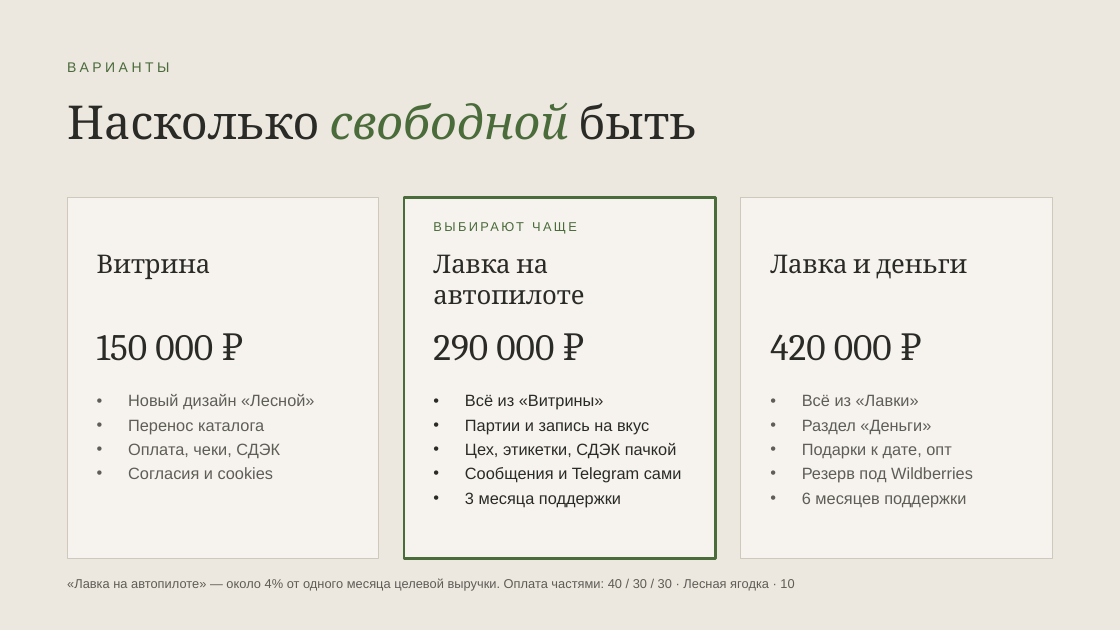
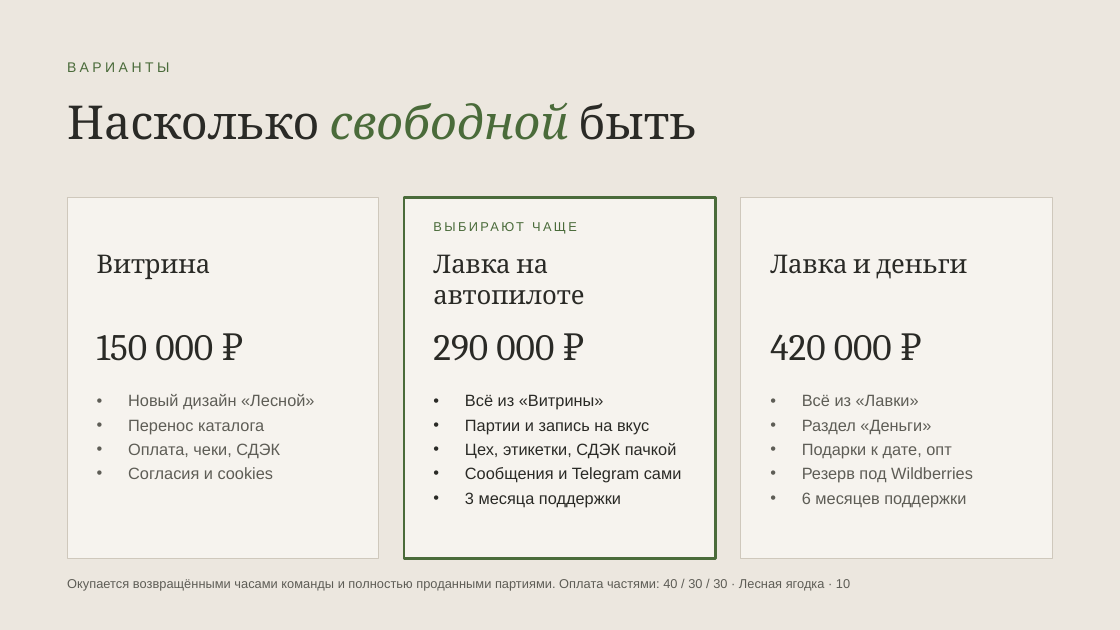
Before and after one commit to ellischment/svoya_ferma, a slide deck: slide 10 of docs/preview/lesnaya-yagodka-predlozhenie.pptx. Drawn at 1120x630 pixels with LibreOffice and Linux fonts; fonts in the diff are those of the drawing. Boxes give left, top, right and bottom in pixels: in the first picture for what was removed or moved away, otherwise in the second. Text is boxed around its words. In the diff, an @@ line names an element or a change of style, - is before the commit and + after.

```diff
--- a/docs/preview/lesnaya-yagodka-predlozhenie.pptx
+++ b/docs/preview/lesnaya-yagodka-predlozhenie.pptx
@@ text at (x1=67, y1=579, x2=850, y2=591): text changed @@
-«Лавка на автопилоте» — около 4% от одного месяца целевой выручки. Оплата частями: 40 / 30 / 30 · Лесная ягодка · 10
+Окупается возвращёнными часами команды и полностью проданными партиями. Оплата частями: 40 / 30 / 30 · Лесная ягодка · 10
```
Also in this commit, not shown: 1 other slide changed, 3 slides added, 3 slides removed.
